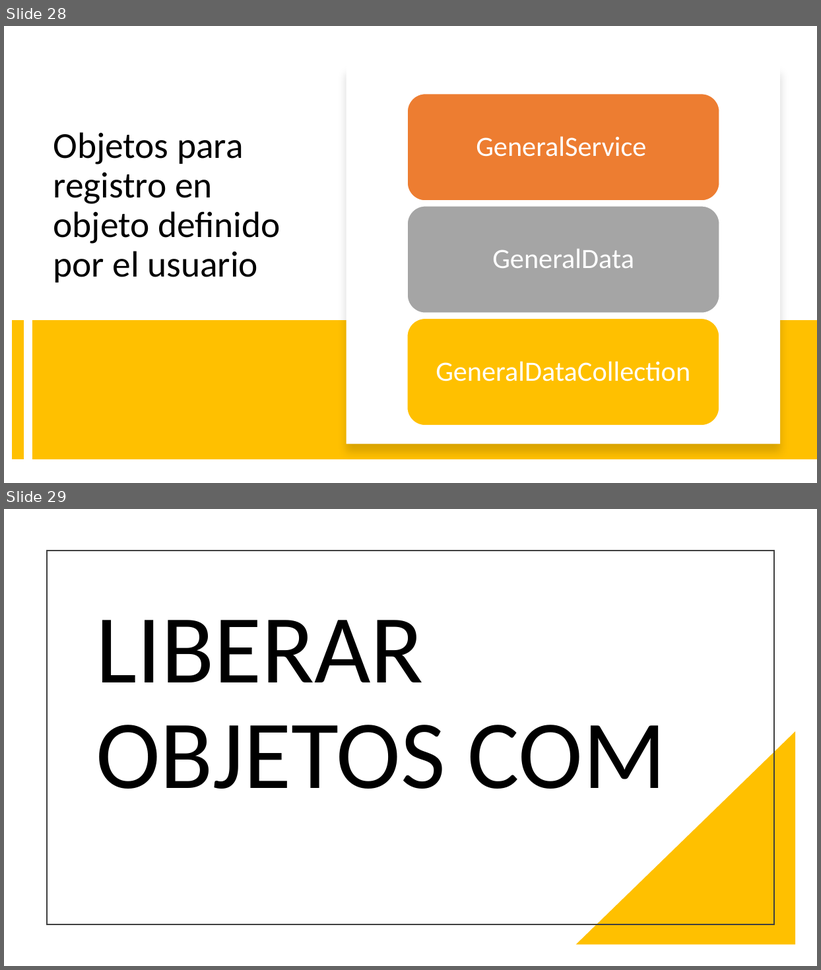
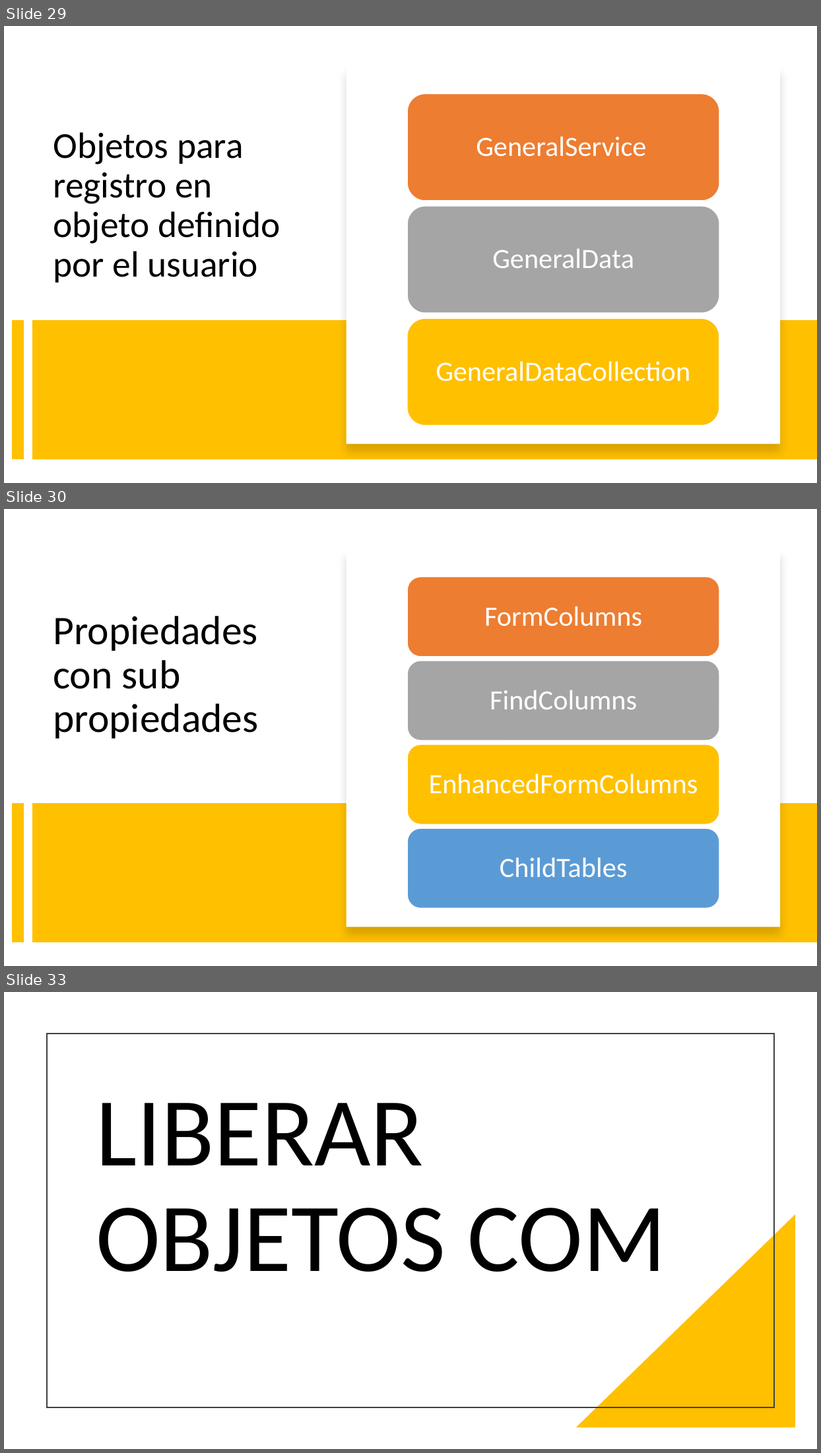
Before and after one commit to onesolutionsGT/CAPACITACION-DIDELCO, a slide deck: POWERPOINT/SBO_DIAPI.pptx. Shown one above the other, each under a label of ours: slides 28 and 29 before the commit, slides 29, 30 and 33 after it; the slides between them are not shown. The pictures are 821x970 and 821x1453 pixels, drawn with LibreOffice and Linux fonts; fonts in the diff are those of the drawing. Boxes give left, top, right and bottom in pixels: in the first picture for what was removed or moved away, otherwise in the second. Text is boxed around its words. In the diff, an @@ line names an element or a change of style, - is before the commit and + after.

```diff
--- a/POWERPOINT/SBO_DIAPI.pptx
+++ b/POWERPOINT/SBO_DIAPI.pptx
@@ slide 30 added at box(4, 509, 817, 966), background #FFFFFF @@
@@ rectangle added at box(346, 548, 780, 927), fill #FFFFFF @@
@@ title added at box(53, 616, 258, 739), 48 pt, text #000000 @@
+Propiedades con sub propiedades
@@ line added from (18, 803) to (18, 943), #FFC000 14 pt @@
@@ rectangle added at box(32, 803, 817, 943), fill #FFC000 @@
@@ group added at box(408, 577, 720, 908): 4 rounded rectangles, 4 texts @@
+FormColumns
+FindColumns
+EnhancedFormColumns
+ChildTables
@@ what was slide 28 is now slide 29 @@
@@ what was slide 29 is now slide 33 @@
```
Also in this commit, not shown: 3 slides changed, 3 other slides added, 7 other files.
